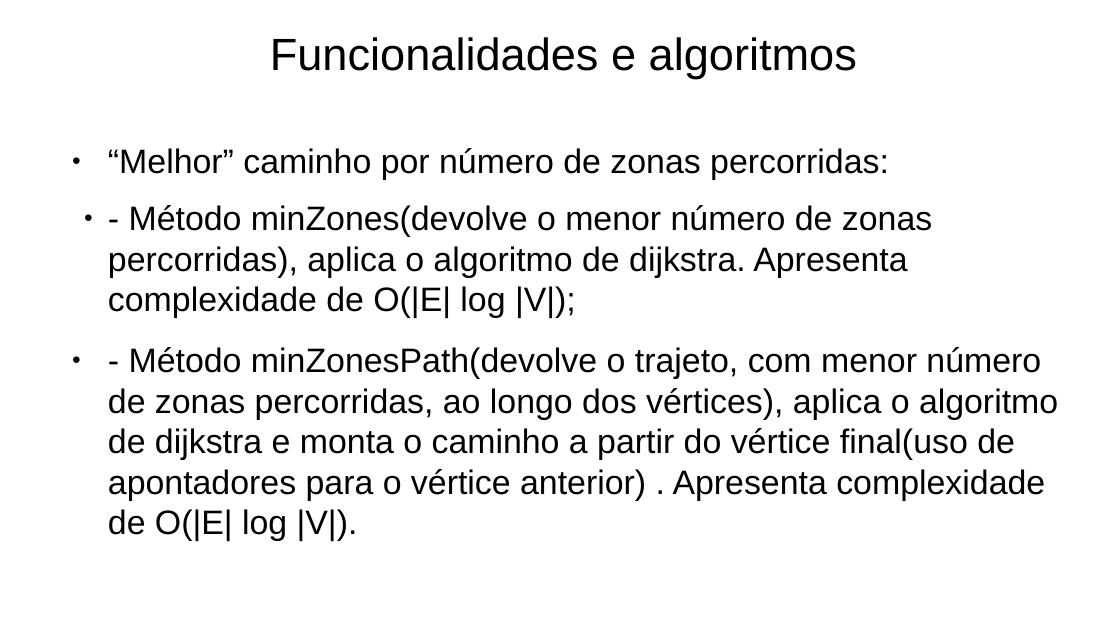
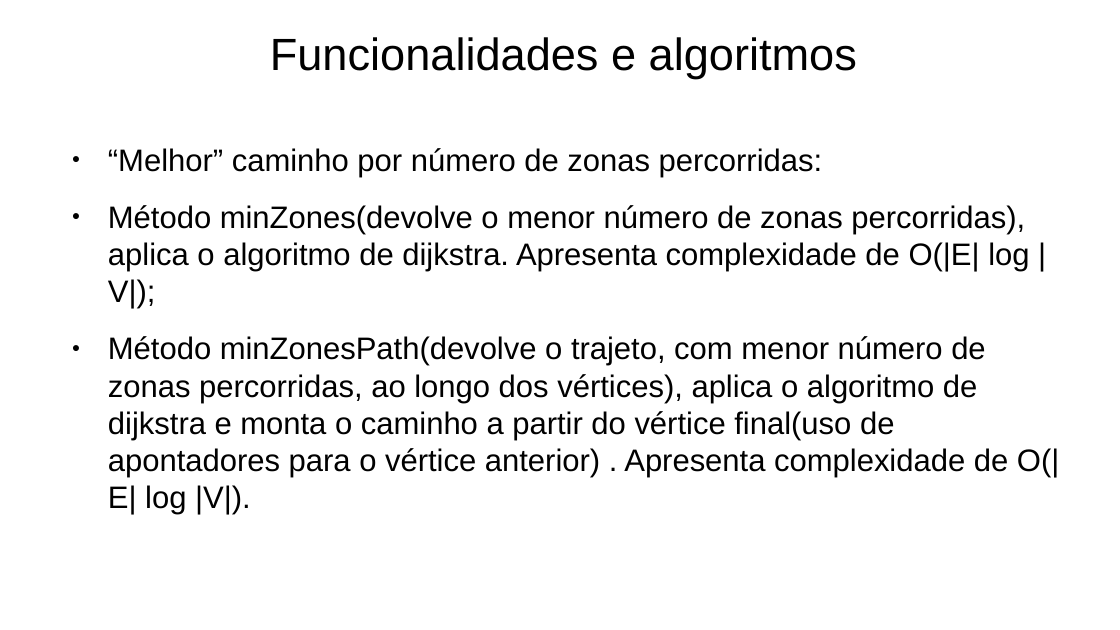
Before and after one commit to Naapperas/feup-aed-proj2, a slide deck: slide 9 of Apresentação.pptx. Drawn at 1120x630 pixels with LibreOffice and Linux fonts; fonts in the diff are those of the drawing. Boxes give left, top, right and bottom in pixels: in the first picture for what was removed or moved away, otherwise in the second. Text is boxed around its words. In the diff, an @@ line names an element or a change of style, - is before the commit and + after.

Commit message:
final presentation and pdf

```diff
--- a/Apresentação.pptx
+++ b/Apresentação.pptx
@@ text at (x1=108, y1=148, x2=823, y2=177): size 24 to 22 pt in "“Melhor” caminho por número de zonas percorridas:" @@
@@ text at (x1=108, y1=205, x2=1059, y2=515): text changed; size 24 to 22 pt @@
-  ● - Método minZones(devolve o menor número de zonas percorridas), aplica o algoritmo de dijkstra. Apresenta complexidade de O(|E| log |V|);
-● - Método minZonesPath(devolve o trajeto, com menor número de zonas percorridas, ao longo dos vértices), aplica o algoritmo de dijkstra e monta o caminho a partir do vértice final(uso de apontadores para o vértice anterior) . Apresenta complexidade de O(|E| log |V|).
+● Método minZones(devolve o menor número de zonas percorridas), aplica o algoritmo de dijkstra. Apresenta complexidade de O(|E| log |V|);
+● Método minZonesPath(devolve o trajeto, com menor número de zonas percorridas, ao longo dos vértices), aplica o algoritmo de dijkstra e monta o caminho a partir do vértice final(uso de apontadores para o vértice anterior) . Apresenta complexidade de O(|E| log |V|).
```
Also in this commit, not shown: 12 other slides changed, 1 slide added, 1 other file.
